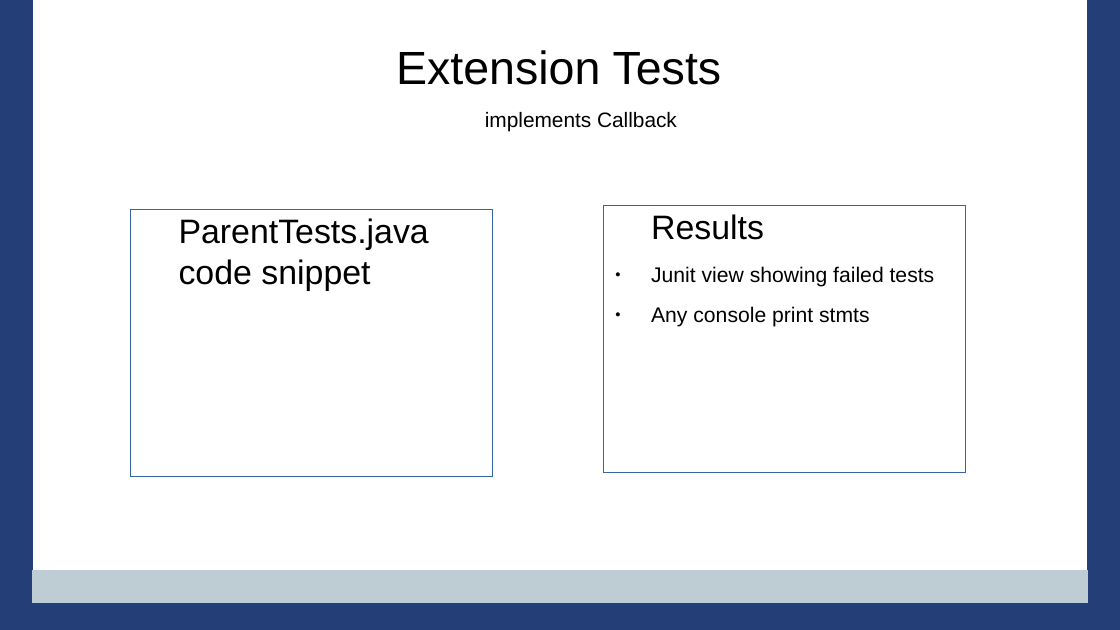
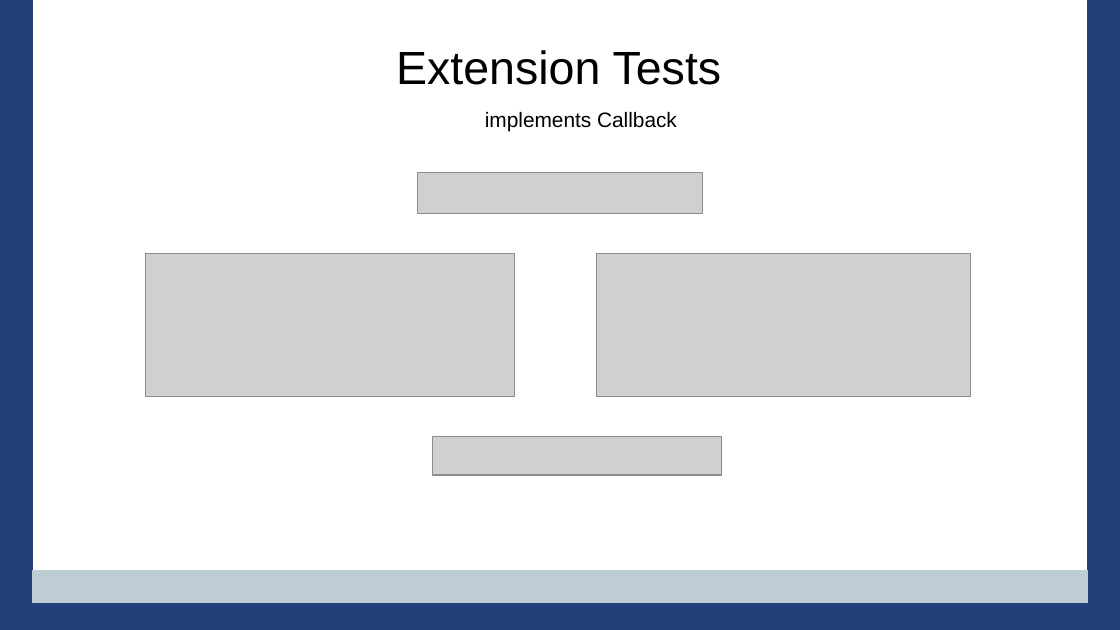
Before and after one commit to PennState/junit5-presentation, a slide deck: slide 35 of src/site/presentation/Junit5_Presentation_JavaOne_2016.odp (slide 32 before the commit). Drawn at 1120x630 pixels with LibreOffice and Linux fonts; fonts in the diff are those of the drawing; grey boxes stand for pictures; background and template pictures are left out. Boxes give left, top, right and bottom in pixels: in the first picture for what was removed or moved away, otherwise in the second. Text is boxed around its words. In the diff, an @@ line names an element or a change of style, - is before the commit and + after.

Commit message:
adding slides for extension examples

```diff
--- a/src/site/presentation/Junit5_Presentation_JavaOne_2016.odp
+++ b/src/site/presentation/Junit5_Presentation_JavaOne_2016.odp
@@ picture added at bbox=[418, 173, 702, 213] @@
@@ text removed at bbox=[131, 209, 493, 476] @@
-ParentTests.java code snippet
@@ text removed at bbox=[604, 205, 966, 472] @@
-Results
-● Junit view showing failed tests
-● Any console print stmts
@@ picture added at bbox=[145, 254, 515, 396] @@
@@ picture added at bbox=[598, 254, 971, 396] @@
@@ picture added at bbox=[433, 437, 722, 476] @@
```
Also in this commit, not shown: 2 other slides changed, 6 slides added, 2 slides removed, 2 other files.
